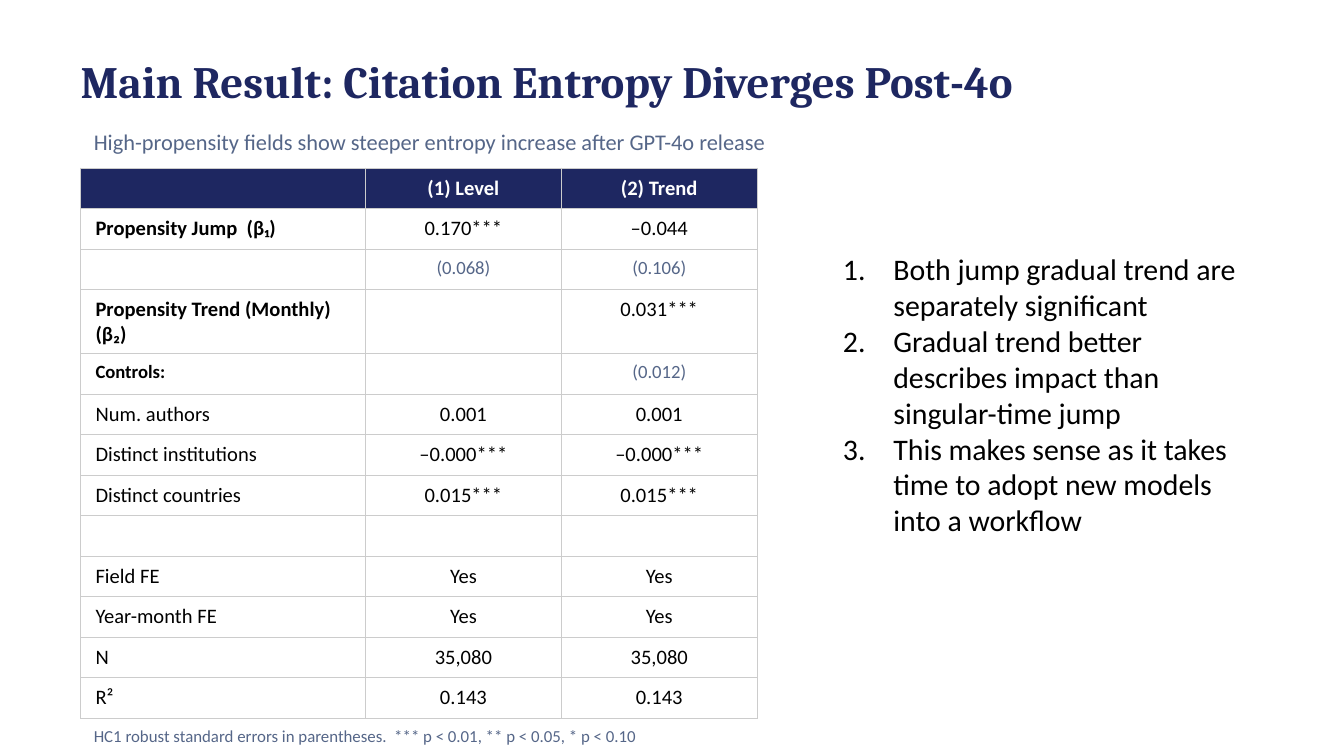
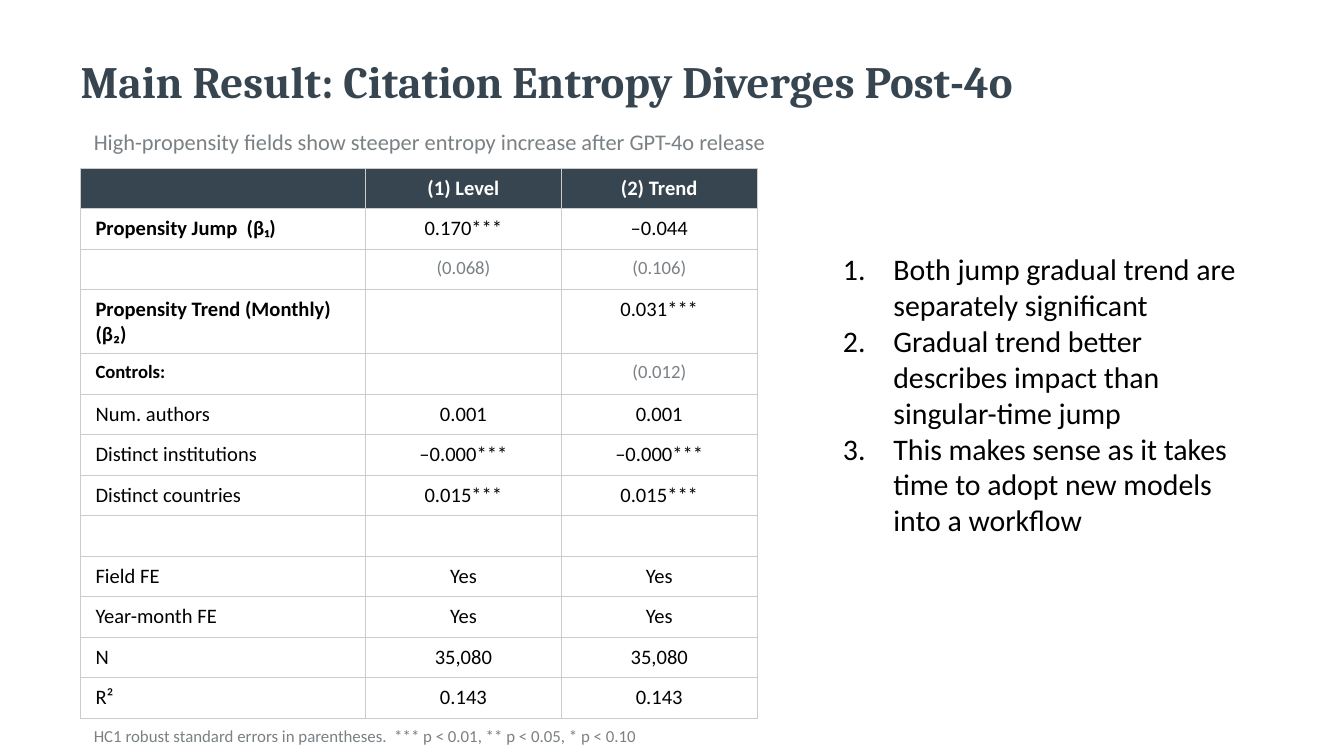
Before and after one commit to bheim/aig_final_project, a slide deck: slide 13 of claude work/presentation final.pptx. Drawn at 1344x756 pixels with LibreOffice and Linux fonts; fonts in the diff are those of the drawing. Boxes give left, top, right and bottom in pixels: in the first picture for what was removed or moved away, otherwise in the second. Text is boxed around its words. In the diff, an @@ line names an element or a change of style, - is before the commit and + after.

```diff
--- a/claude work/presentation final.pptx
+++ b/claude work/presentation final.pptx
@@ text "Main Result: Citation Entropy Diverges ..." at box(81, 67, 1013, 108): text colour #1E2761 to #36454F @@
@@ text "High-propensity fields show steeper entropy ..." at box(94, 134, 764, 154): text colour #556688 to #7A8084 @@
@@ table at box(81, 168, 758, 718) @@
@@ fill #1E2761 to #36454F in row 1 @@
@@ text colour #556688 to #7A8084 in "(0.068)", "(0.106)", "(0.012)" @@
@@ text "HC1 robust standard errors in ..." at box(94, 730, 636, 745): text colour #556688 to #7A8084 @@
```
Also in this commit, not shown: 24 other slides changed, 2 other files.
